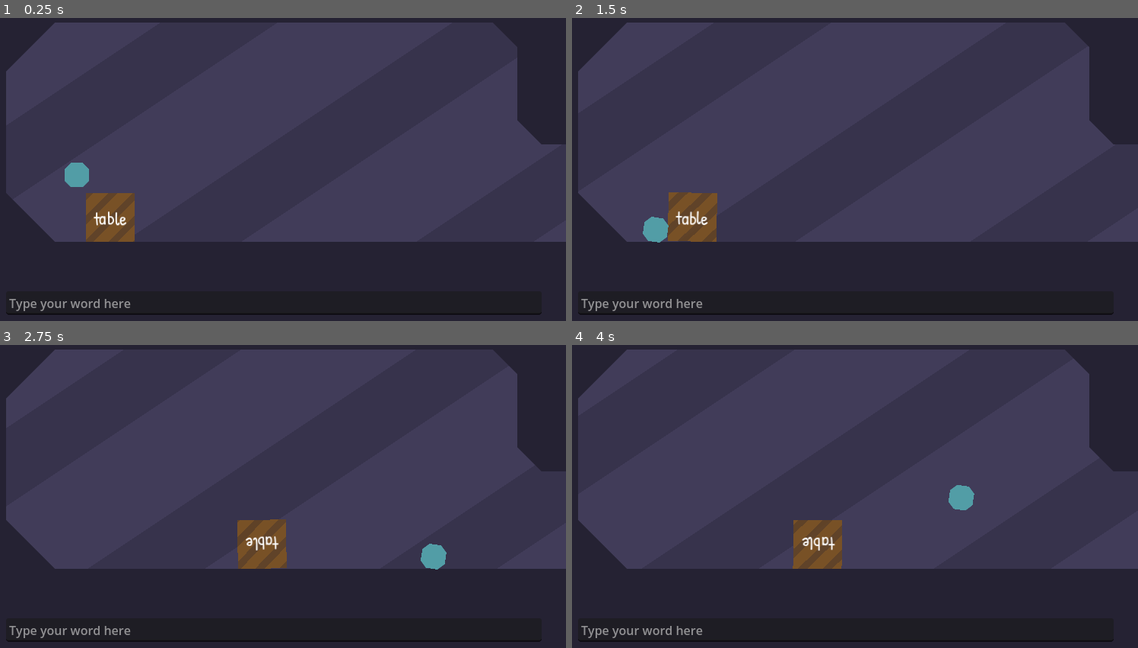
Above: before the commit, frames 1-4 (two rows, left to right).
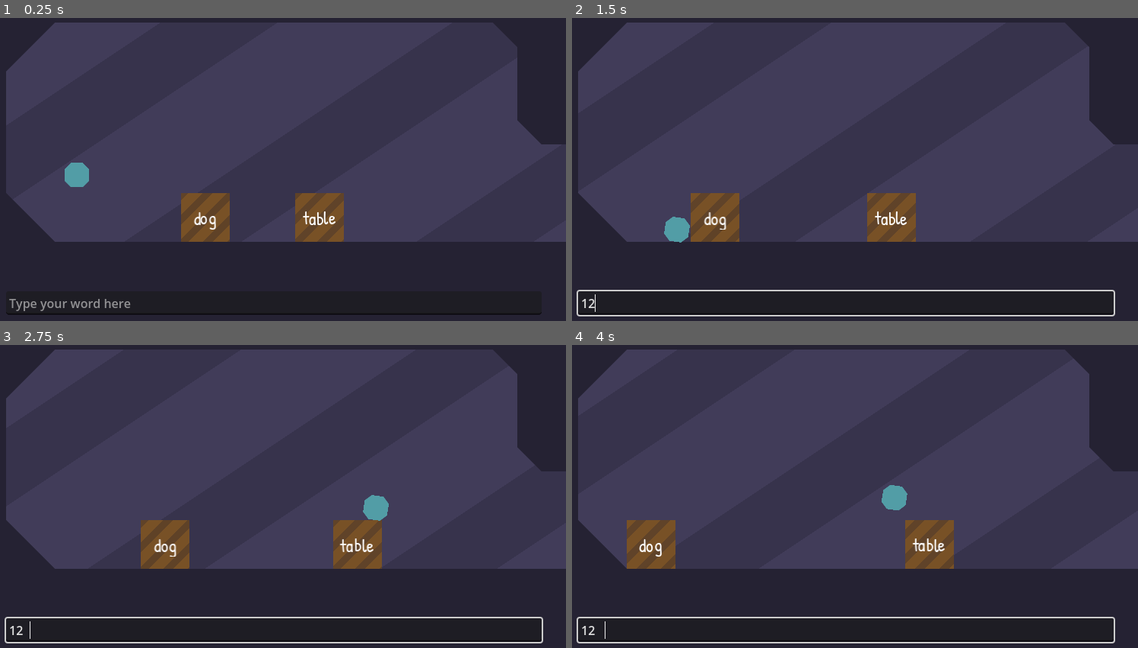
Above: after the commit, the same moments.

Repository: WordPlayEducation/word-play-platformer
Game: Godot game, scene res://main/main.tscn
Two runs of this game, one before a commit and one after it. Both use one fixed random seed, a clock stepped at 60 frames per second and the inputs below.
Inputs (mouse positions are in pixels of both pictures, inside the frame that each line leads up to):
- Up to frame 1 (0.25 s): no input
- Up to frame 2 (1.5 s): click (843, 302) at 0.52 s; type "12" at 0.6 s; move the mouse to (973, 124) at 1.27 s; press the mouse at (973, 124) at 1.28 s; hold Right (ui_right) from 1.28 s (still down)
- Up to frame 3 (2.75 s): keep holding Right (ui_right); tap Space (jump) at 1.52, 2.27 s; move the mouse to (158, 490) at 2.02 s; release the mouse at (158, 490) at 2.03 s; click (158, 490) at 2.1 s
- Up to frame 4 (4 s): move the mouse to (905, 384) at 2.77 s; release Right (ui_right) at 2.78 s; press the mouse at (905, 384) at 2.78 s; hold Left (ui_left) 2.78-3.53 s; move the mouse to (815, 548) at 3.52 s; release the mouse at (815, 548) at 3.53 s; hold Right (ui_right) from 3.53 s (still down); click (815, 548) at 3.6 s; tap Space (jump) at 3.77 s

The runs differ from the first frame. In frame 1, 4.1% of the frame differs, in the area x 15-61%, y 57-74%; in frame 2, 4.4%; in frame 3, 6.0%, in the area x 0-96%, y 49-99%; in frame 4, 6.0%.

Commit message:
life kinda

Diff:
--- a/main/main.tscn
+++ b/main/main.tscn
@@ -6,6 +6,7 @@
 [ext_resource type="Script" path="res://main/placer.gd" id="3_1iut8"]
 [ext_resource type="PackedScene" uid="uid://dmocbja62vbhh" path="res://main/ui/ui.tscn" id="3_kob5o"]
 [ext_resource type="Script" path="res://main/level/level_manager.gd" id="3_or2u5"]
+[ext_resource type="PackedScene" uid="uid://c6cgpai835y7f" path="res://main/word_object/life/life.tscn" id="3_u4vk7"]
 [ext_resource type="Script" path="res://main/creator/creator.gd" id="4_exasg"]
 
 [node name="Main" type="Node"]
@@ -19,9 +20,13 @@
 [node name="WordObjects" type="Node2D" parent="."]
 unique_name_in_owner = true
 
+[node name="Life" parent="WordObjects" instance=ExtResource("3_u4vk7")]
+position = Vector2(324, 342)
+collision_mask = 3
+
 [node name="Table" parent="WordObjects" instance=ExtResource("3_0fxnv")]
 unique_name_in_owner = true
-position = Vector2(169, 346)
+position = Vector2(444, 347)
 
 [node name="Player" parent="." instance=ExtResource("1_kiugf")]
 unique_name_in_owner = true
--- a/main/placer.gd
+++ b/main/placer.gd
@@ -7,6 +7,7 @@
 
 func place(word_object: WordObject) -> void:
 	%WordObjects.add_child(word_object)
+	word_object.initialize()
 	word_object.disable()
 
 	target = word_object
@@ -18,9 +19,7 @@
 
 	target.actual_move_to(target.get_node("%Area2D").global_position)
 	target.placing = false
-
 	target = null
-
 
 	word_object.enable()
 
--- a/main/ui/ui.gd
+++ b/main/ui/ui.gd
@@ -8,12 +8,12 @@
 func _prompt_entered(word: String) -> void:
 	if generating:
 		return
+	%Entry.release_focus()
 	generating = true
 
 	%Entry.editable = false
 
-	var word_object: WordObject = %Table # await Ref.creator.create_object(word)
-
+	var word_object: WordObject = await Ref.creator.create_object(word)
 
 	await Ref.placer.place(word_object)
 
--- a/main/ui/ui.tscn
+++ b/main/ui/ui.tscn
@@ -22,7 +22,6 @@
 unique_name_in_owner = true
 layout_mode = 2
 size_flags_horizontal = 3
-focus_mode = 0
 placeholder_text = "Type your word here"
 
 [node name="Button" type="Button" parent="HBoxContainer"]
--- a/main/word_object/fluid/fluid.gd
+++ b/main/word_object/fluid/fluid.gd
@@ -1 +1,6 @@
-extends WordObject
+class_name Fluid extends WordObject
+
+func initialize() -> void:
+	super.initialize()
+	%Label.text = "[wave]" + %Label.text
+	%CollisionShape2D.disabled = true
--- a/main/word_object/fluid/fluid.tscn
+++ b/main/word_object/fluid/fluid.tscn
@@ -5,3 +5,6 @@
 
 [node name="Fluid" instance=ExtResource("1_hnmv3")]
 script = ExtResource("2_rn450")
+
+[node name="Label" parent="Area2D/MarginContainer" index="0"]
+text = "[wave][shake][center]table"
--- a/main/word_object/inanimate_solid/inanimate_solid.gd
+++ b/main/word_object/inanimate_solid/inanimate_solid.gd
@@ -1,3 +1,12 @@
 class_name InanimateSolid extends WordObject
 
-@export_enum("mobile", "rigid") var physics_type: String
+@export_enum("mobile", "rigid") var physics_type: String = "mobile"
+
+func initialize() -> void:
+	super.initialize()
+
+	match physics_type:
+		"mobile":
+			freeze = true
+		"rigid":
+			freeze = false
--- a/main/word_object/inanimate_solid/inanimate_solid.tscn
+++ b/main/word_object/inanimate_solid/inanimate_solid.tscn
@@ -5,4 +5,4 @@
 
 [node name="InanimateSolid" instance=ExtResource("1_sx36c")]
 script = ExtResource("2_7k1uo")
-physics_type = ""
+physics_type = "mobile"
--- a/main/word_object/life/life.gd
+++ b/main/word_object/life/life.gd
@@ -1,3 +1,28 @@
 class_name Life extends WordObject
 
-@export_enum("land", "air", "fluid") var movement_type: String
+@export_enum("land", "air", "fluid") var movement_type: String = "land"
+@export var activity: float = 0.1
+
+var speed: float = 256.0
+var move_dir: float = 1.0
+
+func _ready() -> void:
+	super._ready()
+	flip()
+	%Timer.timeout.connect(_on_timeout)
+
+func _on_timeout() -> void:
+	if %RayCast2D.is_colliding() or randf() < 0.2:
+		flip()
+	%Timer.start(randf_range(.5, 1.0))
+
+func initialize() -> void:
+	super.initialize()
+
+func flip() -> void:
+	move_dir *= -1
+	%RayCast2D.target_position.x = (size.x + 6) * move_dir
+	if randf() < 0.2:
+		linear_velocity = Vector2()
+	else:
+		linear_velocity = Vector2(move_dir, 0.0) * speed *randf_range(0.5, 0.7)
--- a/main/word_object/life/life.tscn
+++ b/main/word_object/life/life.tscn
@@ -1,8 +1,33 @@
-[gd_scene load_steps=3 format=3 uid="uid://c6cgpai835y7f"]
+[gd_scene load_steps=5 format=3 uid="uid://c6cgpai835y7f"]
 
 [ext_resource type="PackedScene" uid="uid://m4r5mn8cdw3p" path="res://main/word_object/word_object.tscn" id="1_7p2dk"]
 [ext_resource type="Script" path="res://main/word_object/life/life.gd" id="2_3b5jk"]
 
+[sub_resource type="PhysicsMaterial" id="PhysicsMaterial_tjl5p"]
+friction = 0.0
+
+[sub_resource type="RectangleShape2D" id="RectangleShape2D_0r7lx"]
+size = Vector2(64, 64)
+
 [node name="Life" instance=ExtResource("1_7p2dk")]
+physics_material_override = SubResource("PhysicsMaterial_tjl5p")
+lock_rotation = true
 script = ExtResource("2_3b5jk")
-movement_type = ""
+movement_type = "land"
+activity = 0.1
+
+[node name="Label" parent="Area2D/MarginContainer" index="0"]
+text = "[shake][center]dog"
+
+[node name="CollisionShape2D" parent="." index="1"]
+shape = SubResource("RectangleShape2D_0r7lx")
+
+[node name="Timer" type="Timer" parent="." index="2"]
+unique_name_in_owner = true
+one_shot = true
+autostart = true
+
+[node name="RayCast2D" type="RayCast2D" parent="." index="3"]
+unique_name_in_owner = true
+target_position = Vector2(64, 0)
+collision_mask = 7
--- a/main/word_object/word_object.gd
+++ b/main/word_object/word_object.gd
@@ -1,16 +1,17 @@
 class_name WordObject extends RigidBody2D
 
 @export var word: String
-@export var dynamic: float
-@export var color: Color
-@export var subcolor: Color
-@export_enum("wide", "tall", "small", "big") var size_and_shape: String
+@export var dynamic: float = 0.5
+@export var color: Color = Color("#888888")
+@export var subcolor: Color = Color("#555555")
+@export_enum("wide", "tall", "small", "big") var size_and_shape: String = "small"
 
 var colliding: Array[Node2D]
 
 var p: Vector2
 var r: bool
 
+var size: Vector2 = Vector2(64, 0)
 var placing: bool
 
 func _ready() -> void:
@@ -36,7 +37,6 @@
 		%Area2D.position = Vector2()
 
 func initialize() -> void:
-	var size: Vector2
 	match size_and_shape:
 		"wide":
 			size = Vector2(64, 32)
--- a/main/word_object/word_object.tscn
+++ b/main/word_object/word_object.tscn
@@ -16,7 +16,7 @@
 
 [node name="WordObject" type="RigidBody2D"]
 collision_layer = 4
-collision_mask = 3
+collision_mask = 7
 can_sleep = false
 script = ExtResource("1_306ys")
 
--- a/project.godot
+++ b/project.godot
@@ -44,6 +44,10 @@
 2d_physics/layer_2="player"
 2d_physics/layer_3="word_object"
 
+[physics]
+
+2d/solver/contact_max_allowed_penetration=0.01
+
 [rendering]
 
 renderer/rendering_method="gl_compatibility"
Not shown: 1 places in main/main.tscn that only renumber resources
